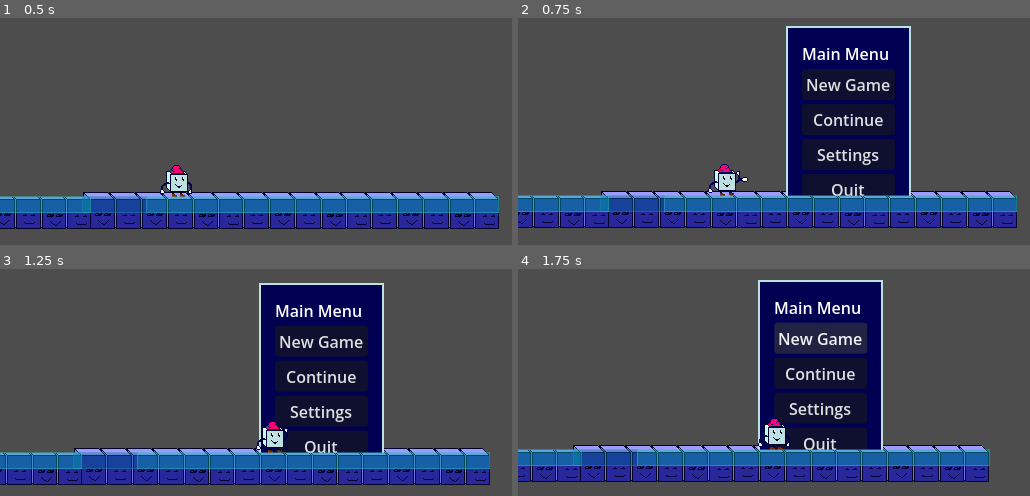
Above: before the commit, frames 1-4 (two rows, left to right).
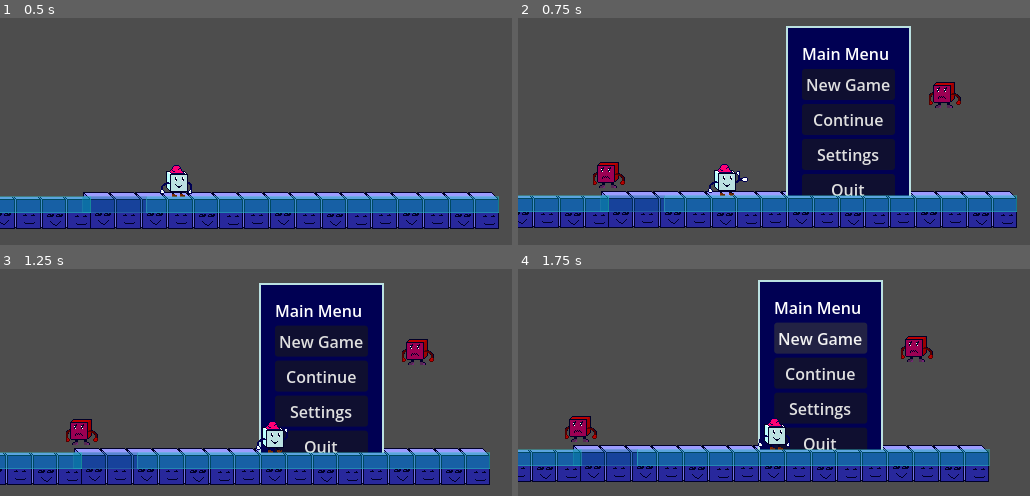
Above: after the commit, the same moments.

Repository: Doomn00b/Kewb
Game: Godot game, scene res://scenes/main.tscn
Two runs of this game, one before a commit and one after it. Both use one fixed random seed, a clock stepped at 60 frames per second and the inputs below. The engine's default icon, where the game draws it, is replaced by a stand-in: a white triangle on a blue panel in a dark square.
Inputs:
- Up to frame 1 (0.5 s): no input
- Up to frame 2 (0.75 s): tap Enter (ui_accept) at 0.5 s; hold Right (move_forward) from 0.53 s (still down); tap Z (attack) at 0.6 s
- Up to frame 3 (1.25 s): keep holding Right (move_forward); tap Space (jump) at 0.77 s
- Up to frame 4 (1.75 s): release Right (move_forward) at 1.25 s; click "New Game" at 1.25 s

Frame 1 is identical in both runs. In frame 2, 1.0% of the frame differs, in the area x 14-87%, y 28-75%; in frame 3, 1.0%; in frame 4, 1.0%.
Error before the commit: Invalid call. Nonexistent function 'setup_enemy' in base 'CharacterBody2D (EnemyKewb)'. (res://EnemySpawner.gd:13)

Commit message:
Continued making states for the enemy state-machine. Roaming and Rush are mostly done.

Diff:
--- a/characters/Enemies/EkRoamingState.gd
+++ b/characters/Enemies/EkRoamingState.gd
@@ -2,30 +2,55 @@
 class_name EkRoamingState
 extends State #We inherit from our old abstract class, making what's in here a State.
 
-@export var actor: EnemyKewb
-@export var animator: AnimationPlayer
+@export var actor: EnemyKewb #We put our "Actor" here, in this case, our enemy-Kewb.
+#@export var flip: Marker2D
+#@export var animator: AnimationPlayer
+#@export var atk_raycast : RayCast2D
+#@export var edge_rayL : RayCast2D #Left edge-raycast, to detect where a cliff is.
+#@export var edge_rayR : RayCast2D #Right edge-raycast, to detect where a cliff is.
+
 @export var Ewspeed: int = 50 #The walking, aka Roaming -speed.
 
-@export var atk_raycast : RayCast2D
-@export var edge_rayL : RayCast2D #Left edge-raycast, to detect where a cliff is.
-@export var edge_rayR : RayCast2D #Right edge-raycast, to detect where a cliff is.
 
+signal found_player #Signal that sends to rush-state.
+signal hurt_roam #Signal that sends to stun-state or dead-state.
 
-var is_roaming : bool = true #Represents the enemy randomly walking around.
-
-
-## Called when the node enters the scene tree for the first time.
-#func _ready() -> void:
-	#pass # Replace with function body.
-#
-#
-## Called every frame. 'delta' is the elapsed time since the previous frame.
-#func _process(delta: float) -> void:
-	#pass
+# Called when the node enters the scene tree for the first time.
+func _ready() -> void: #Start
+	set_physics_process(false) #We turn off physics, to make sure it's not running before we enter state.
 
 func _enter_state() -> void:
 	set_physics_process(true)
-	animator.play("ek_walk")
 
 func _exit_state() -> void:
-	pass
+	set_physics_process(false) #We turn off physics again, when we exit state. (because the next state will turn its own on)
+
+func _physics_process(delta: float) -> void: #FixedUpdate
+	_roaming()
+	actor._flip() #We run the flip-function in the Actor (enemy-kewb).
+	actor._wall_collide(delta) #We check for wall-collisions via the function in Actor. (enemy-kewb)
+	_seek_player(delta)
+
+func _roaming():
+	actor.animator.play("ek_walk") #We play the walking-animation, using the Actors animator.
+	if actor.velocity == Vector2.ZERO: #If our actor isn't moving, then...
+		actor.velocity = Vector2.RIGHT.rotated(randf_range(0.0, TAU)) * actor.max_speed #...set our actors velocity to
+
+func _seek_player(_delta):
+	if actor.atk_raycast.is_colliding():
+		found_player.emit()
+
+#TODO: decide if the below code should be in individual states, or accessed from the Actor.
+#func _flip():
+	#flip.scale.x = sign(actor.velocity.x) #We make it so our flip's scale is dependent on if the enemy is moving on the x-axis.
+	#if flip.scale.x == 0 : #If we're not moving, then...
+		#flip.scale.x = 1 #...we flip the scale, aka reverse direction.
+	#
+	#if !edge_rayL.is_colliding() or !edge_rayR.is_colliding(): #If one of our edge-raycasts aren't detecting...
+		#flip.scale.x = -1
+#
+#func _wall_collide(delta):
+	#var collision = actor.move_and_collide(actor.velocity_x * delta)
+	#if collision:
+		#var bounce_velocity = actor.velocity_x.bounce(collision.get_normal())
+		#actor.velocity = bounce_velocity
--- /dev/null
+++ b/characters/Enemies/EkRushState.gd
@@ -0,0 +1,61 @@
+extends State
+class_name EkRushState
+
+@export var actor: EnemyKewb #We put our "Actor" here, in this case, our enemy-Kewb.
+@export var Erunspeed: int = 50 #The walking, aka Roaming -speed.
+
+#@export var flip: Marker2D
+#@export var animator: AnimationPlayer
+#@export var atk_raycast : RayCast2D
+#@export var edge_rayL : RayCast2D #Left edge-raycast, to detect where a cliff is.
+#@export var edge_rayR : RayCast2D #Right edge-raycast, to detect where a cliff is.
+var delay_rush : Timer #This variable is the time between spotting the player and attacking.
+
+signal lost_player #Signal that sends to roam-state.
+signal hurt_rush #Signal that sends to stun-state or dead-state.
+
+
+# Called when the node enters the scene tree for the first time.
+func _ready() -> void:
+	set_physics_process(false)
+
+func _enter_state() -> void:
+	set_physics_process(true)
+	delay_rush = $"../../RushDelay"
+
+# Called every frame. 'delta' is the elapsed time since the previous frame.
+func _physics_process(delta: float) -> void:
+	_rush_player(delta)
+	actor._flip()
+
+func _rush_player(_delta : float):
+	#Guardclause, to prevent attacking without player.
+	if actor.playerChr == null or GameManager.instance.is_game_over == true: #But if there is no player and game is over, then...
+		print_debug("Player is dead, Enemy won't attack.")
+		return #...We don't do anything.
+	if !delay_rush.is_stopped():
+		return
+	#END guard-clause
+
+	#Raycasting, for detecting the player.
+	if actor.atk_raycast.is_colliding(): #If the raycast hits the player...
+		delay_rush.start() #...we start a timer to delay the 1st attack.
+		await delay_rush.timeout #...which delays the below attack-code.
+		#If the enemy is touching the floor and we're not in Game Over, then...
+		if actor.is_on_floor() and GameManager.instance.is_game_over == false : #If the actor (EnemyKewb) is on the floor and it's not game over, then...
+			actor.move_dir = (actor.playerChr.position - actor.position).normalized()
+			actor.velocity.x = actor.move_dir.x * Erunspeed
+			return
+	elif !actor.atk_raycast.is_colliding(): #If the raycast can't see the player, then...
+		lost_player.emit() #...emit the signal to change state.
+
+#func _flip():
+	#flip.scale.x = sign(actor.velocity.x) #We make it so our flip's scale is dependent on if the enemy is moving on the x-axis.
+	#if flip.scale.x == 0 : #If we're not moving, then...
+		#flip.scale.x = 1 #...we flip the scale, aka reverse direction.
+	#
+	#if !actor.edge_rayL.is_colliding() or !actor.edge_rayR.is_colliding(): #If one of our edge-raycasts aren't detecting...
+		#flip.scale.x = -1
+
+func _exit_state() -> void:
+	set_physics_process(false)
--- a/characters/Enemies/EnemyKewb.gd
+++ b/characters/Enemies/EnemyKewb.gd
@@ -4,11 +4,52 @@
 @export var max_speed : int = 40
 @export var acceleration : int = 50
 
+static var enemies_spawned : int = 0 #This variable determines how many enemies have spawned.
+
+var playerChr #We make a new variable to represent the player
+var move_dir : Vector2 :
+	set(new_dir):
+		move_dir = new_dir
+var velocity_x: Vector2 #This variable is for only changing velocity on the X-axis, instead of both axis.
+
+var flip: Marker2D
+var animator: AnimationPlayer
+
+var atk_raycast : RayCast2D
+var edge_rayL : RayCast2D #Left edge-raycast, to detect where a cliff is.
+var edge_rayR : RayCast2D #Right edge-raycast, to detect where a cliff is.
+
 # Called when the node enters the scene tree for the first time.
 func _ready() -> void:
-	pass # Replace with function body.
+	velocity_x = Vector2(-velocity.x, velocity.y) #We "preserve" y, aka remove it from the velocity, so we can use it for flipping.
+	enemies_spawned += 1 #When we start the scene, enemy-count will go up.
+	playerChr = get_tree().get_first_node_in_group("playerGroup")
+	flip = $FlipEk
+	atk_raycast = $FlipEk/EkAtkRC
+	edge_rayL = $FlipEk/EkEdgeL
+	edge_rayR = $FlipEk/EkEdgeR
+	animator = $AnimationPlayer
+
+# Called every frame. 'delta' is the elapsed time since the previous frame.
+func _process(_delta: float) -> void:
+	pass
 
 
-# Called every frame. 'delta' is the elapsed time since the previous frame.
-func _process(delta: float) -> void:
-	pass
+func _flip():
+	flip.scale.x = sign(velocity.x) #We make it so our flip's scale is dependent on if the enemy is moving on the x-axis.
+	if flip.scale.x == 0 : #If we're not moving, then...
+		flip.scale.x = 1 #...we flip the scale, aka reverse direction.
+	if !edge_rayL.is_colliding() or !edge_rayR.is_colliding(): #If one of our edge-raycasts aren't detecting...
+		flip.scale.x = -1 #...we flip the scale.
+
+func _wall_collide(delta):
+	var collision = self.move_and_collide(self.velocity_x * delta)
+	if collision:
+		var bounce_velocity = self.velocity_x.bounce(collision.get_normal())
+		self.velocity = bounce_velocity
+
+
+func setup_enemy(pos : Vector2 = Vector2.ZERO): #A function that readies the enemy's properties in a level.
+	self.global_position = pos #Sets up the position of the enemy.
+	#Add setting health?
+	#Add setting type of enemy??
--- a/characters/Enemies/enemy.gd
+++ b/characters/Enemies/enemy.gd
@@ -50,7 +50,7 @@
 	move_and_slide()
 
 #Is the issue that DIRECTION isn't defined ever??
-func _roaming(delta):
+func _roaming(_delta):
 	#If we're not dead, not chasing the player, and standing on the floor, then...
 	if dead == false and self.is_on_floor() and player_chase == false and is_roaming ==  true:
 		velocity = move_dir * Ewspeed
@@ -133,7 +133,7 @@
 		backoff_time.start()
 		print_debug("running backoff-timer")
 		while !backoff_time.is_stopped():
-			#Make the enemy back off when damaging the player.
+			#Make the enemy back off after damaging the player.
 			self.velocity.x = Ewspeed #Enemy moves backwards at walk-speed.
 			print_debug("Enemy back-speed:", velocity)
 
--- a/characters/Enemies/enemy_kewb.tscn
+++ b/characters/Enemies/enemy_kewb.tscn
@@ -4,6 +4,7 @@
 [ext_resource type="Texture2D" uid="uid://bfltmihxlpttx" path="res://characters/Enemies/EnemyKewb.png" id="2_vcfko"]
 [ext_resource type="Script" uid="uid://dpduk2d1ah1ss" path="res://FiniteStateMachine.gd" id="3_2jp2x"]
 [ext_resource type="Script" uid="uid://lsb5g3ng2uin" path="res://characters/Enemies/EkRoamingState.gd" id="5_icoxl"]
+[ext_resource type="Script" uid="uid://b05t1b3r143i1" path="res://characters/Enemies/EkRushState.gd" id="5_ouuic"]
 
 [sub_resource type="RectangleShape2D" id="RectangleShape2D_78frg"]
 size = Vector2(32, 28)
@@ -34,7 +35,7 @@
 script = ExtResource("1_vcfko")
 metadata/_edit_group_ = true
 
-[node name="ETimer" type="Timer" parent="." unique_id=1133709180]
+[node name="RushDelay" type="Timer" parent="." unique_id=1133709180]
 wait_time = 0.8
 one_shot = true
 
@@ -86,14 +87,15 @@
 state = NodePath("EkRoamingState")
 metadata/_custom_type_script = "uid://dpduk2d1ah1ss"
 
-[node name="EkRoamingState" type="Node" parent="FiniteStateMachine" unique_id=1114765268 node_paths=PackedStringArray("actor", "animator", "atk_raycast", "edge_rayL", "edge_rayR")]
+[node name="EkRoamingState" type="Node" parent="FiniteStateMachine" unique_id=1114765268 node_paths=PackedStringArray("actor")]
 script = ExtResource("5_icoxl")
 actor = NodePath("../..")
-animator = NodePath("../../AnimationPlayer")
-atk_raycast = NodePath("../../FlipEk/EkAtkRC")
-edge_rayL = NodePath("../../FlipEk/EkEdgeL")
-edge_rayR = NodePath("../../FlipEk/EkEdgeR")
 metadata/_custom_type_script = "uid://lsb5g3ng2uin"
+
+[node name="EkRushState" type="Node" parent="FiniteStateMachine" unique_id=1032189707 node_paths=PackedStringArray("actor")]
+script = ExtResource("5_ouuic")
+actor = NodePath("../..")
+metadata/_custom_type_script = "uid://b05t1b3r143i1"
 
 [connection signal="timeout" from="DirTimer" to="." method="_on_dir_timer_timeout"]
 [connection signal="timeout" from="EbackTimer" to="." method="_on_dir_timer_timeout"]
Not shown, added: characters/Enemies/EkRushState.gd.uid
